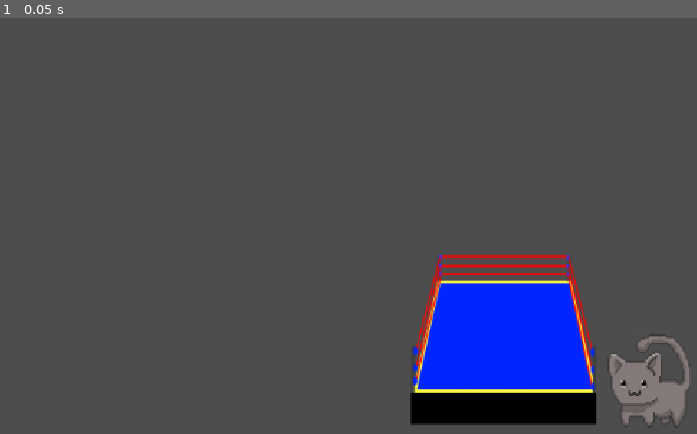
Above: before the commit, frame 1.
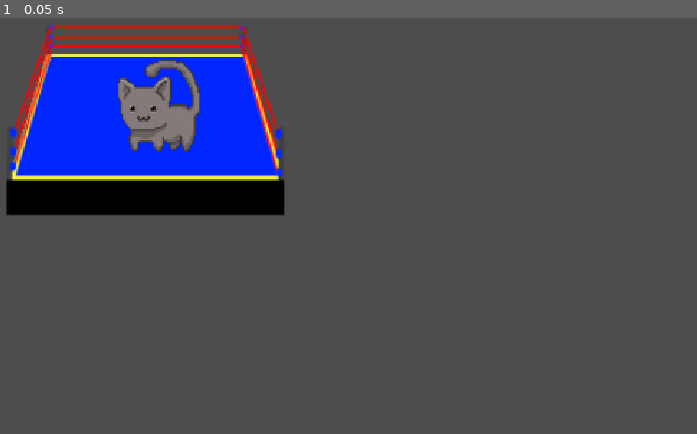
Above: after the commit, the same moment.

Repository: MartinHernandezManzano/1ERVIDEOJUEGO
Game: Godot game, scene res://scenes/main.tscn
The game is run twice, just before and just after one commit, with the same random seed, the same clock (stepped at 60 frames per second) and the same inputs.
Inputs:
- Up to frame 1 (0.05 s): no input

The runs differ from the first frame. In frame 1, 25% of the frame differs, in the area x 0-99%, y 1-98%.

Commit message:
tercera practica completa

Diff:
--- a/scenes/main.tscn
+++ b/scenes/main.tscn
@@ -7,12 +7,12 @@
 
 [node name="Camera2D" type="Camera2D" parent="." unique_id=1584100678]
 
+[node name="Sprite2D" type="Sprite2D" parent="." unique_id=696549523]
+position = Vector2(-287, -160)
+scale = Vector2(2.3360002, 2.083333)
+texture = ExtResource("2_sugp2")
+
 [node name="gatete" type="Sprite2D" parent="." unique_id=1436179832]
-position = Vector2(436, 213)
+position = Vector2(-271, -183)
 scale = Vector2(2.1096487, 2.3749998)
 texture = ExtResource("1_0wfyh")
-
-[node name="Sprite2D" type="Sprite2D" parent="." unique_id=696549523]
-position = Vector2(227.75002, 156.00009)
-scale = Vector2(1.562, 1.86)
-texture = ExtResource("2_sugp2")
Not shown, added: export_presets.cfg
Not shown, added: docs/pruebas.md
